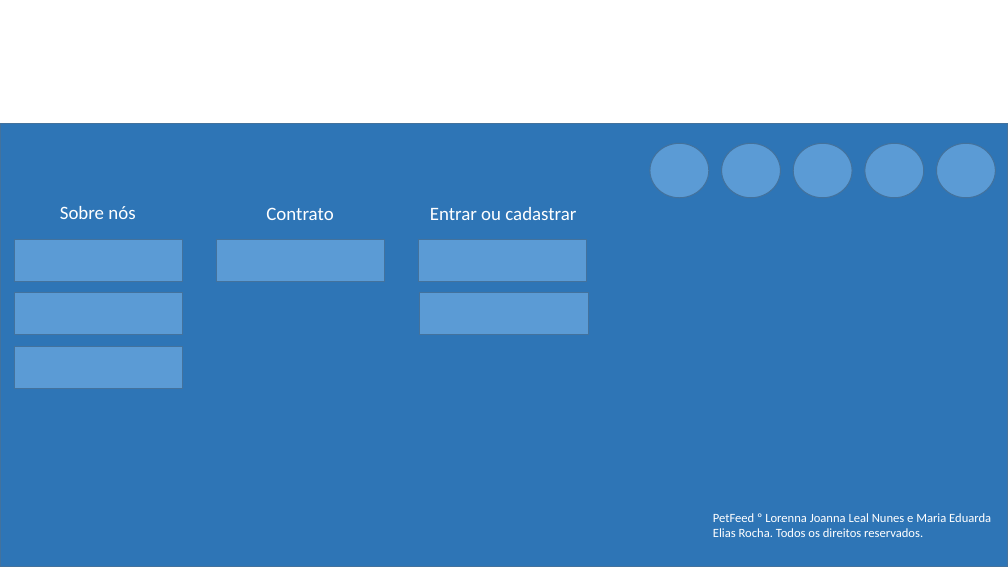
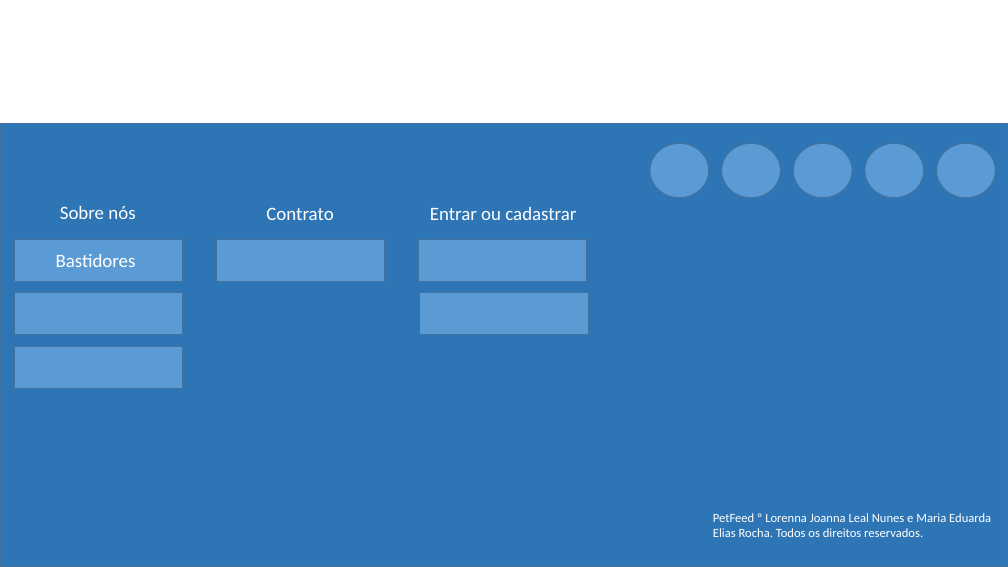
Before and after one commit to DudaElias/ProjetoParaAnimais, a slide deck: slide 5 of Ideias/PP.pptx (slide 4 before the commit). Drawn at 1008x567 pixels with LibreOffice and Linux fonts; fonts in the diff are those of the drawing. Boxes give left, top, right and bottom in pixels: in the first picture for what was removed or moved away, otherwise in the second. Text is boxed around its words. In the diff, an @@ line names an element or a change of style, - is before the commit and + after.

```diff
--- a/Ideias/PP.pptx
+++ b/Ideias/PP.pptx
@@ text added at <box>56,254,136,267</box>, 18 pt, text #FFFFFF @@
+Bastidores
```
Also in this commit, not shown: 1 slide added, 6 other files.
